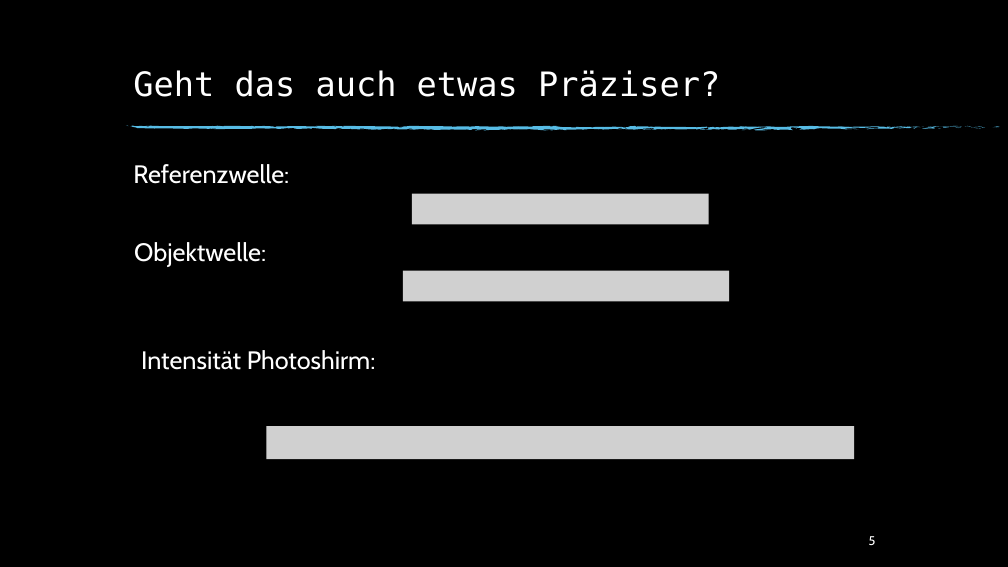
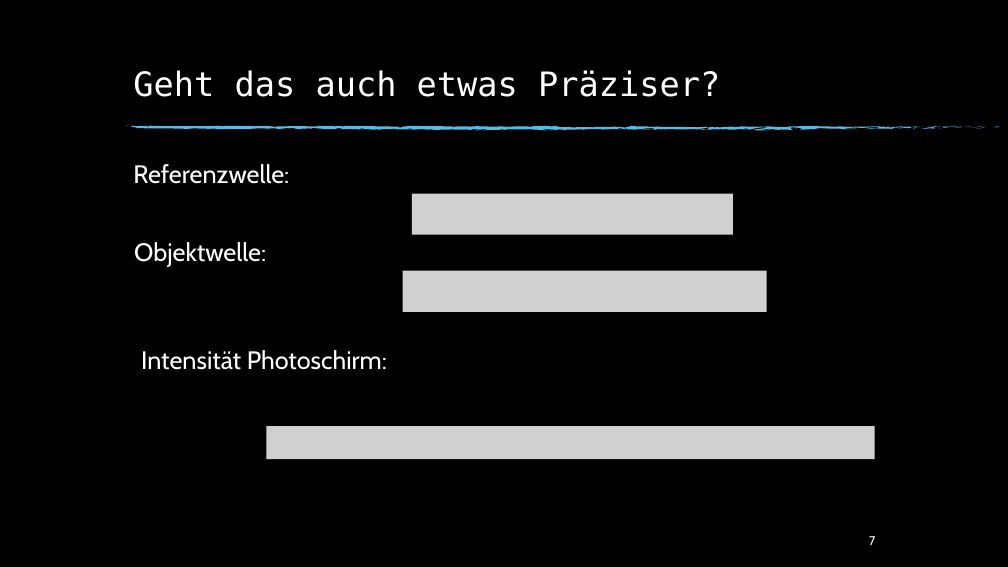
Before and after one commit to beckstev/presentations, a slide deck: slide 7 of holography/holography_presentation.pptx (slide 5 before the commit). Drawn at 1008x567 pixels with LibreOffice and Linux fonts; fonts in the diff are those of the drawing; grey boxes stand for pictures; background and template pictures are left out. Boxes give left, top, right and bottom in pixels: in the first picture for what was removed or moved away, otherwise in the second. Text is boxed around its words. In the diff, an @@ line names an element or a change of style, - is before the commit and + after.

```diff
--- a/holography/holography_presentation.pptx
+++ b/holography/holography_presentation.pptx
@@ picture: place and size @@
-picture at box(412, 194, 709, 225)
+picture at box(412, 194, 734, 234)
@@ picture: place and size @@
-picture at box(403, 271, 730, 302)
+picture at box(403, 271, 767, 312)
@@ text at box(141, 350, 387, 370): text changed @@
-Intensität Photoshirm:
+Intensität Photoschirm:
@@ picture: place and size @@
-picture at box(266, 426, 854, 460)
+picture at box(266, 426, 874, 460)
@@ page number at box(869, 536, 875, 545): text changed @@
-5
+7
```
Also in this commit, not shown: 3 other slides changed, 5 slides added, 1 other file.
